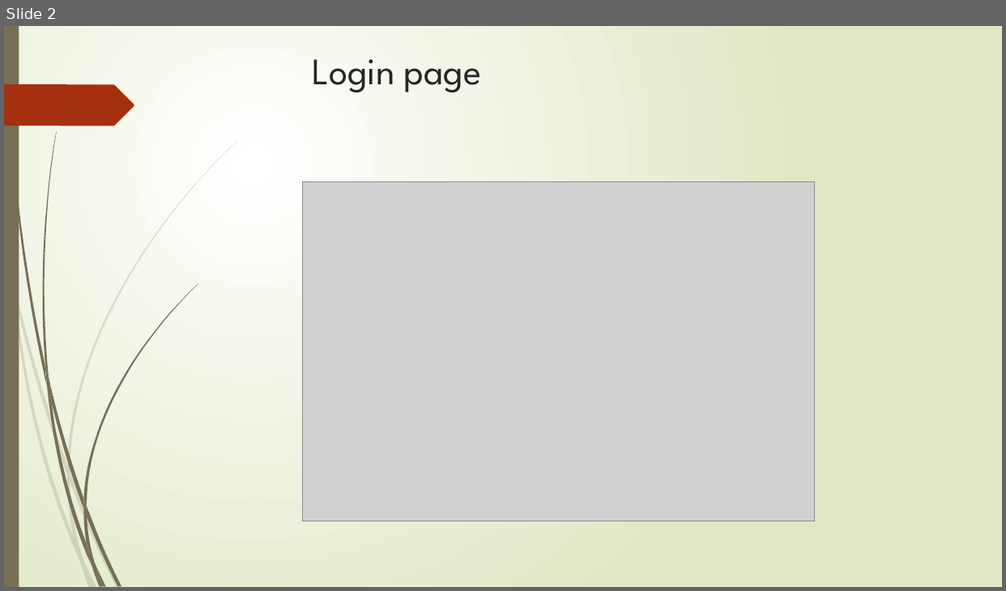
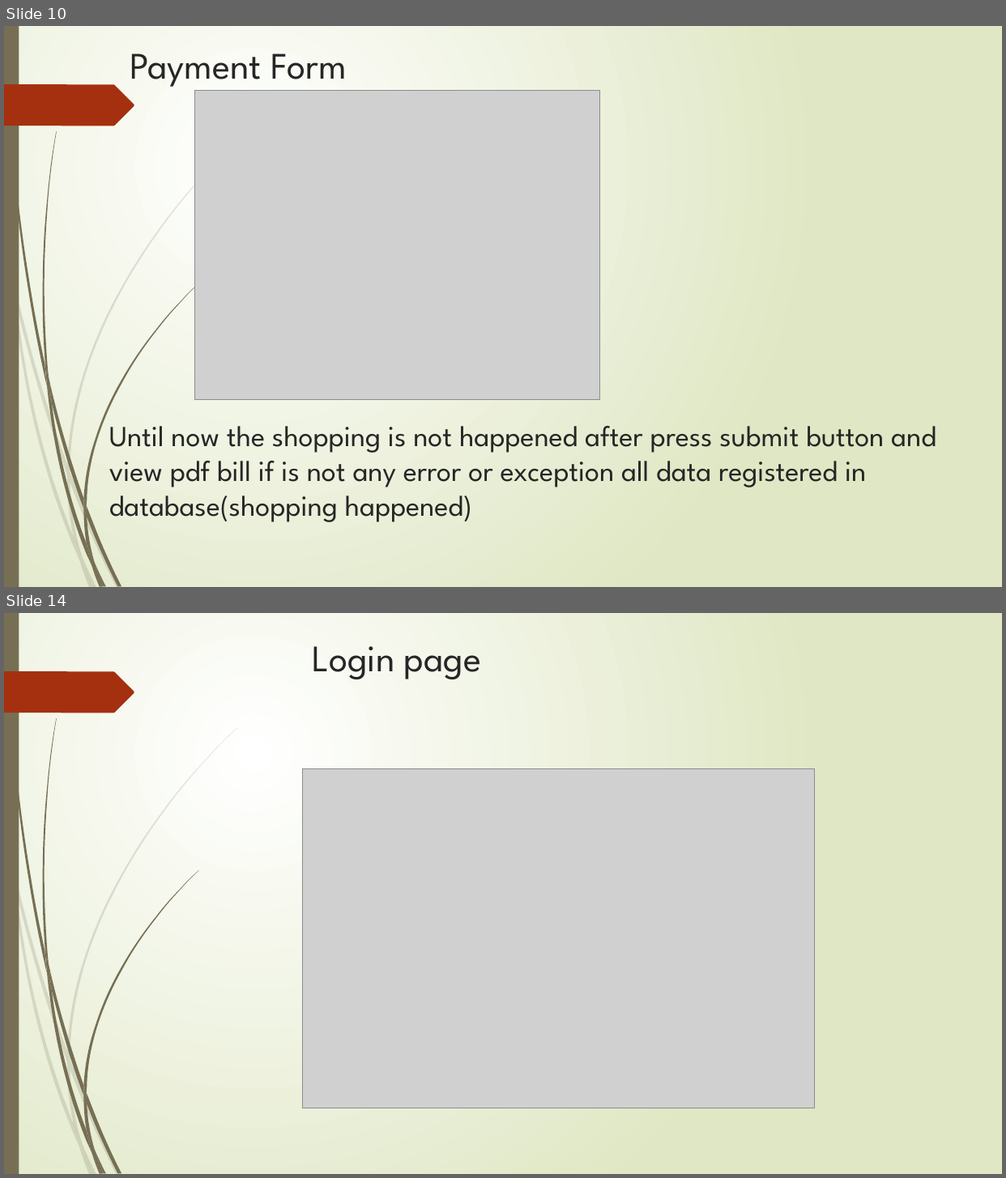
Before and after one commit to alitorabi1/SmallStore, a slide deck: Documents/Presentation.pptx. Shown one above the other, each under a label of ours: slide 2 before the commit, slides 10 and 14 after it; the slides between them are not shown. The pictures are 1006x591 and 1006x1178 pixels, drawn with LibreOffice and Linux fonts; fonts in the diff are those of the drawing; grey boxes stand for pictures. Boxes give left, top, right and bottom in pixels: in the first picture for what was removed or moved away, otherwise in the second. Text is boxed around its words. In the diff, an @@ line names an element or a change of style, - is before the commit and + after.

```diff
--- a/Documents/Presentation.pptx
+++ b/Documents/Presentation.pptx
@@ slide 10 added at box(4, 26, 1002, 587), background gradient #FFFFFF to #DFE8C4; not listed: 24 template elements that a slide beside it also shows @@
@@ title added at box(130, 54, 346, 87), 36 pt, text #262626 @@
+Payment Form
@@ picture added at box(195, 90, 599, 399) @@
@@ text added at box(109, 426, 936, 523), 28 pt, text #262626 @@
+Until now the shopping is not happened after press submit button and view pdf bill if is not any error or exception all data registered in database(shopping happened)
@@ what was slide 2 is now slide 14 @@
```
Also in this commit, not shown: 5 slides changed, 11 other slides added.
